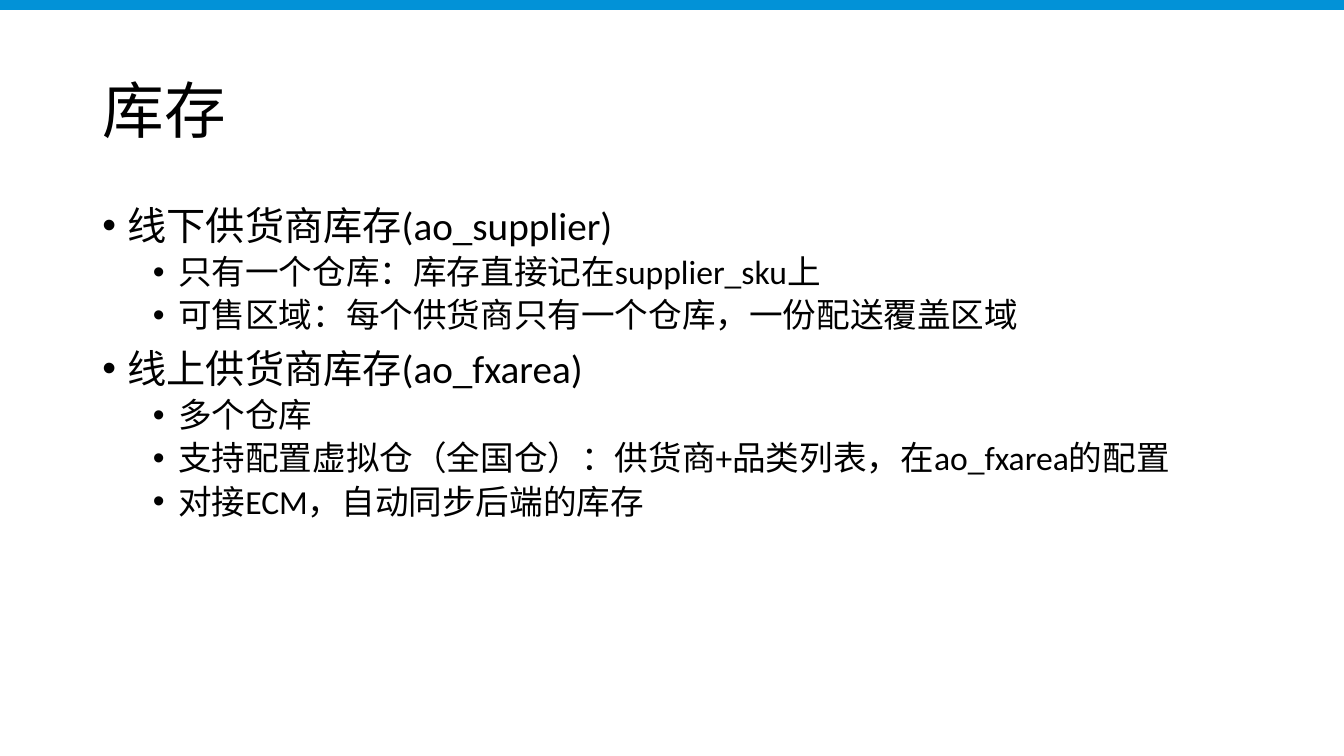
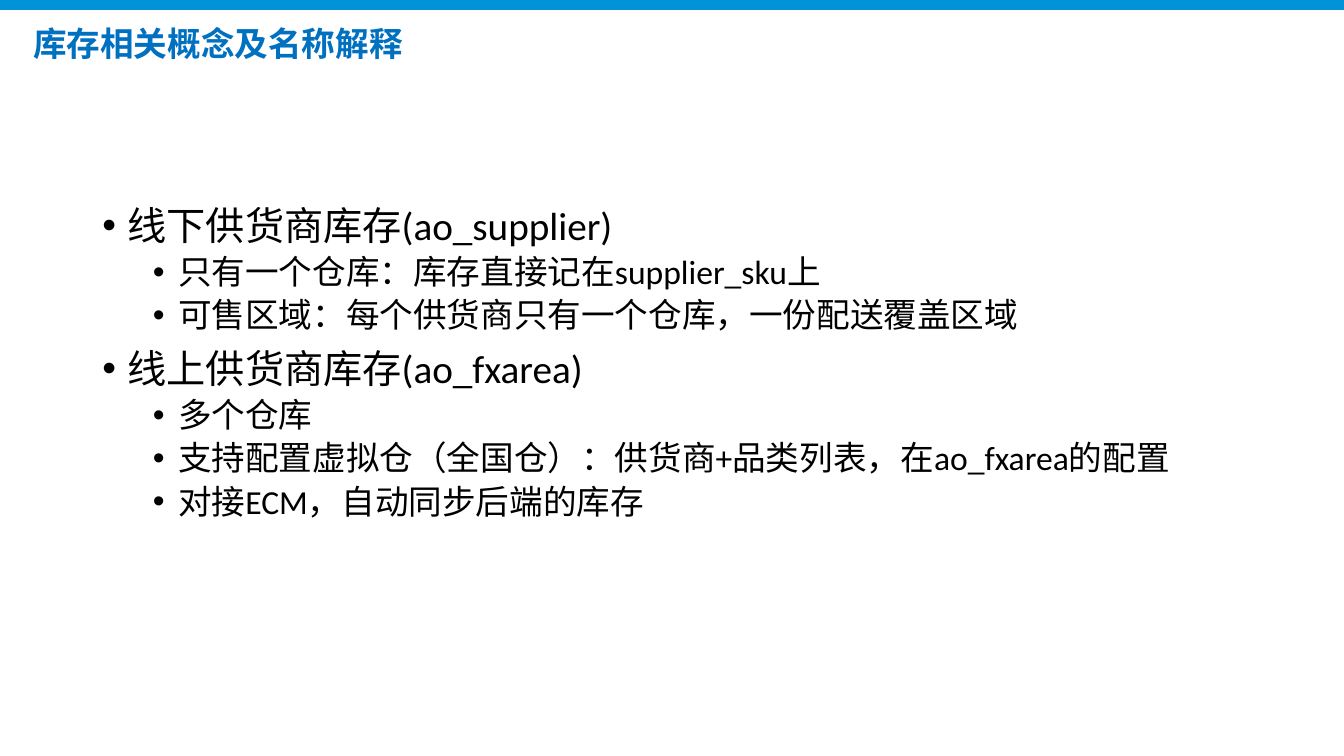
Before and after one commit to xklnew/Go-000, a slide deck: slide 6 of Week01/分销平台商品系统简介.pptx (slide 17 before the commit). Drawn at 1344x756 pixels with LibreOffice and Linux fonts; fonts in the diff are those of the drawing; background and template pictures are left out. Boxes give left, top, right and bottom in pixels: in the first picture for what was removed or moved away, otherwise in the second. Text is boxed around its words. In the diff, an @@ line names an element or a change of style, - is before the commit and + after.

```diff
--- a/Week01/分销平台商品系统简介.pptx
+++ b/Week01/分销平台商品系统简介.pptx
@@ text added at <box>33,27,403,59</box>, 24 pt, text #0070C0, bold @@
+库存相关概念及名称解释
@@ title removed at <box>102,81,225,138</box> @@
-库存
```
Also in this commit, not shown: 7 other slides changed, 4 slides added, 13 slides removed, 1 other file.
